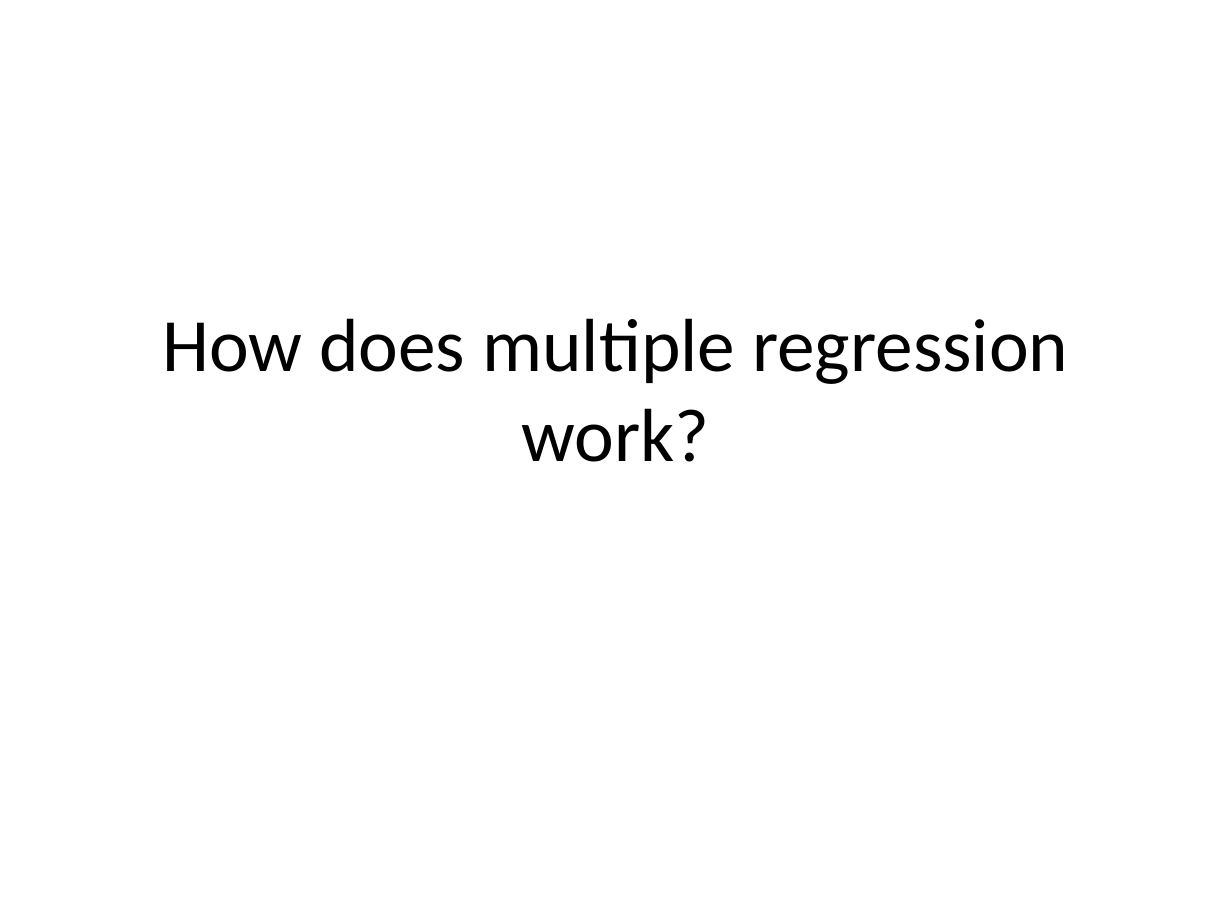
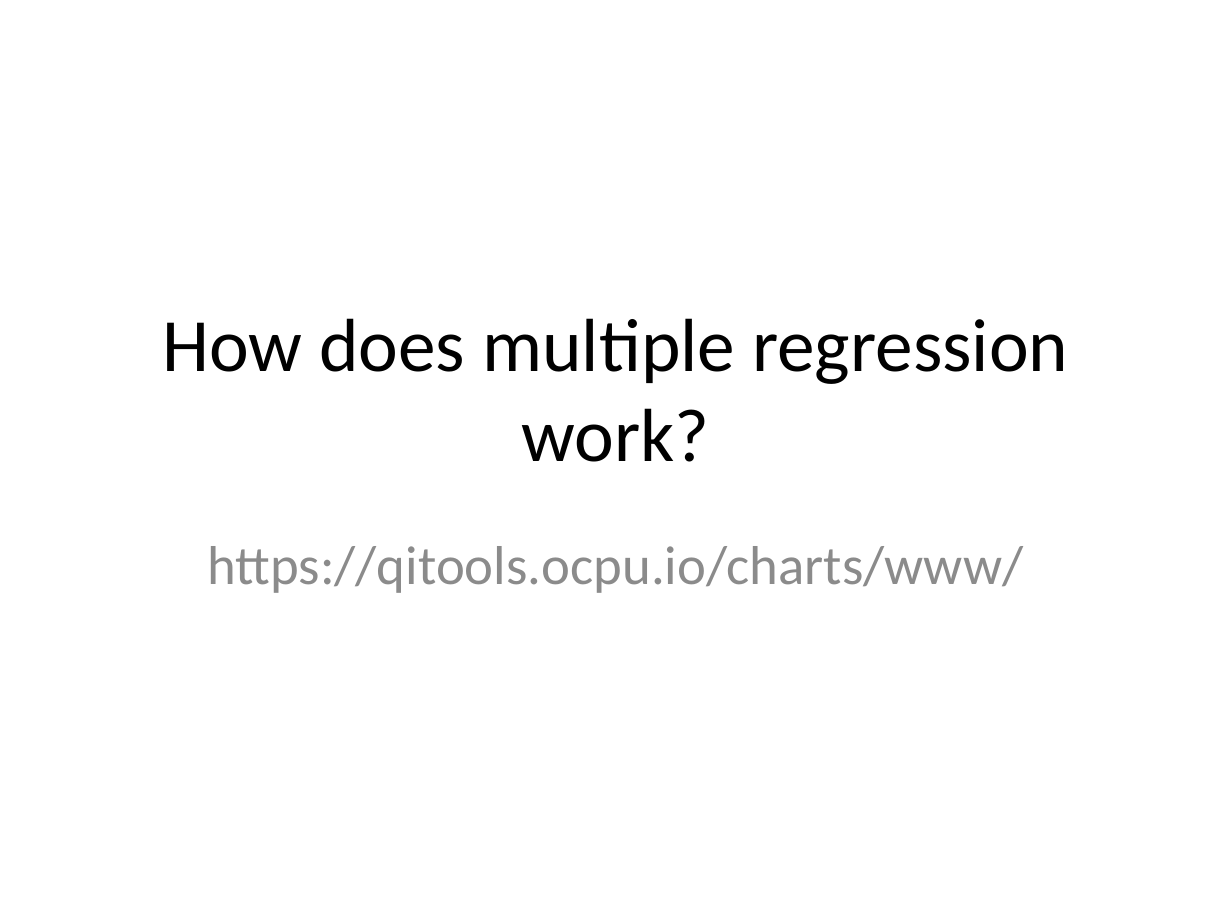
Before and after one commit to qitools/charts, a slide deck: slide 1 of inst/www/How does multiple regression work.pptx. Drawn at 1232x924 pixels with LibreOffice and Linux fonts; fonts in the diff are those of the drawing. Boxes give left, top, right and bottom in pixels: in the first picture for what was removed or moved away, otherwise in the second. Text is boxed around its words. In the diff, an @@ line names an element or a change of style, - is before the commit and + after.

```diff
--- a/inst/www/How does multiple regression work.pptx
+++ b/inst/www/How does multiple regression work.pptx
@@ subtitle added at (207, 546, 1023, 593), 32 pt, text #8C8C8C @@
+https://qitools.ocpu.io/charts/www/
```
Also in this commit, not shown: 6 other slides changed, 2 other files.
